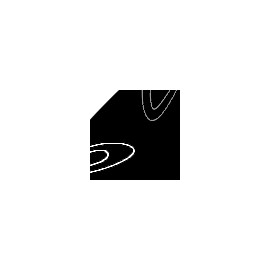
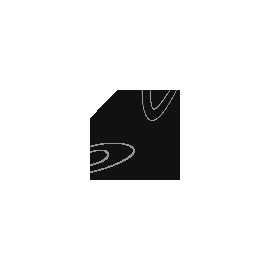
Revision of a layered w=270, h=270 image; what changed, layer by layer:
painted on "貼上的圖層" over [90, 90, 180, 180]
